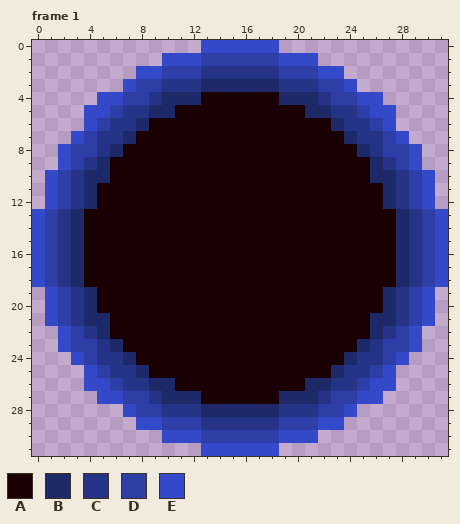
Pixel-art file: The Fallen Guardian/Assets/Art/Effects/Enemy/Snail/Snail_Shmack.aseprite. The first picture shows the starting point.
32x32 pixels, 3 frames. Shown: frame 1.
Visible layers, top first: "Layer 2", "Layer 1".
Palette (. is transparent): A #1a0000  B #1e296a  C #263488  D #2d3ea7  E #3449ca
Pixels before, frame 1, first column x 0:
 0 .............EEEEEE.............
 1 ..........EEEDDDDDDEEE..........
 2 ........EEDDDCCCCCCDDDEE........
 3 .......EDDCCCBBBBBBCCCDDE.......
 4 .....EEDDCBBBAAAAAABBBCDDEE.....
 5 ....EEDCCBBAAAAAAAAAABBCCDEE....
 6 ....EDCCBAAAAAAAAAAAAAABCCDE....
 7 ...EDCCBAAAAAAAAAAAAAAAABCCDE...
 8 ..EDDCBAAAAAAAAAAAAAAAAAABCDDE..
 9 ..EDCBAAAAAAAAAAAAAAAAAAAABCDE..
10 .EDCBBAAAAAAAAAAAAAAAAAAAABBCDE.
11 .EDCBAAAAAAAAAAAAAAAAAAAAAABCDE.
12 .EDCBAAAAAAAAAAAAAAAAAAAAAABCDE.
13 EDCBAAAAAAAAAAAAAAAAAAAAAAAABCDE
14 EDCBAAAAAAAAAAAAAAAAAAAAAAAABCDE
15 EDCBAAAAAAAAAAAAAAAAAAAAAAAABCDE
16 EDCBAAAAAAAAAAAAAAAAAAAAAAAABCDE
17 EDCBAAAAAAAAAAAAAAAAAAAAAAAABCDE
18 EDCBAAAAAAAAAAAAAAAAAAAAAAAABCDE
19 .EDCBAAAAAAAAAAAAAAAAAAAAAABCDE.
20 .EDCBAAAAAAAAAAAAAAAAAAAAAABCDE.
21 .EDCBBAAAAAAAAAAAAAAAAAAAABBCDE.
22 ..EDCBAAAAAAAAAAAAAAAAAAAABCDE..
23 ..EDDCBAAAAAAAAAAAAAAAAAABCDDE..
24 ...EDCCBAAAAAAAAAAAAAAAABCCDE...
25 ....EDCCBAAAAAAAAAAAAAABCCDE....
26 ....EEDCCBBAAAAAAAAAABBCCDEE....
27 .....EEDDCBBBAAAAAABBBCDDEE.....
28 .......EDDCCCBBBBBBCCCDDE.......
29 ........EEDDDCCCCCCDDDEE........
30 ..........EEEDDDDDDEEE..........
31 .............EEEEEE.............
Once edited:
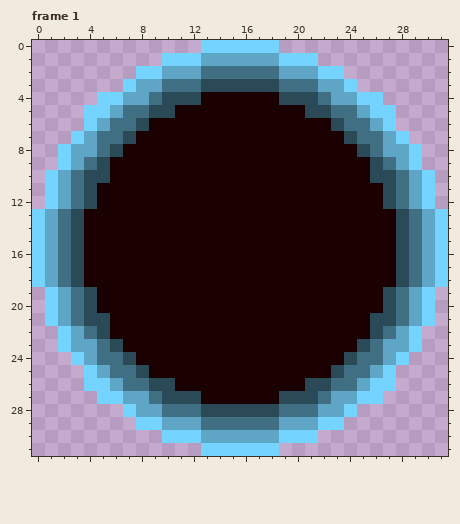
The exact change:
colour B: #1e296a -> #2a4a58
colour C: #263488 -> #406f84
colour D: #2d3ea7 -> #5fa6c6
colour E: #3449ca -> #74d4ff
